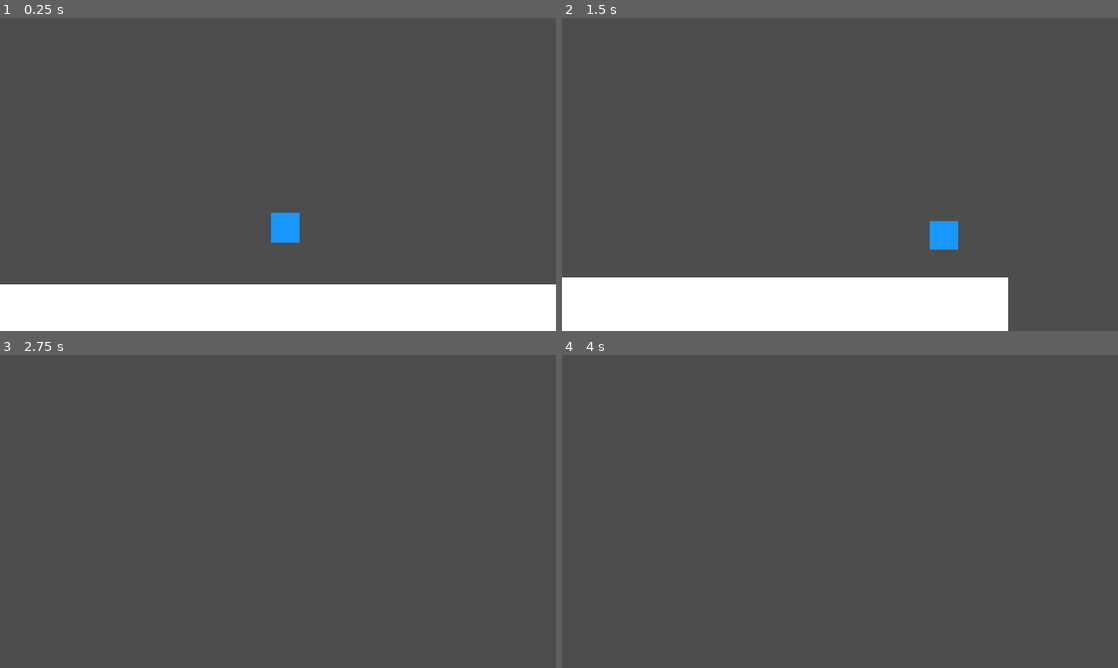
Above: before the commit, frames 1-4 (two rows, left to right).
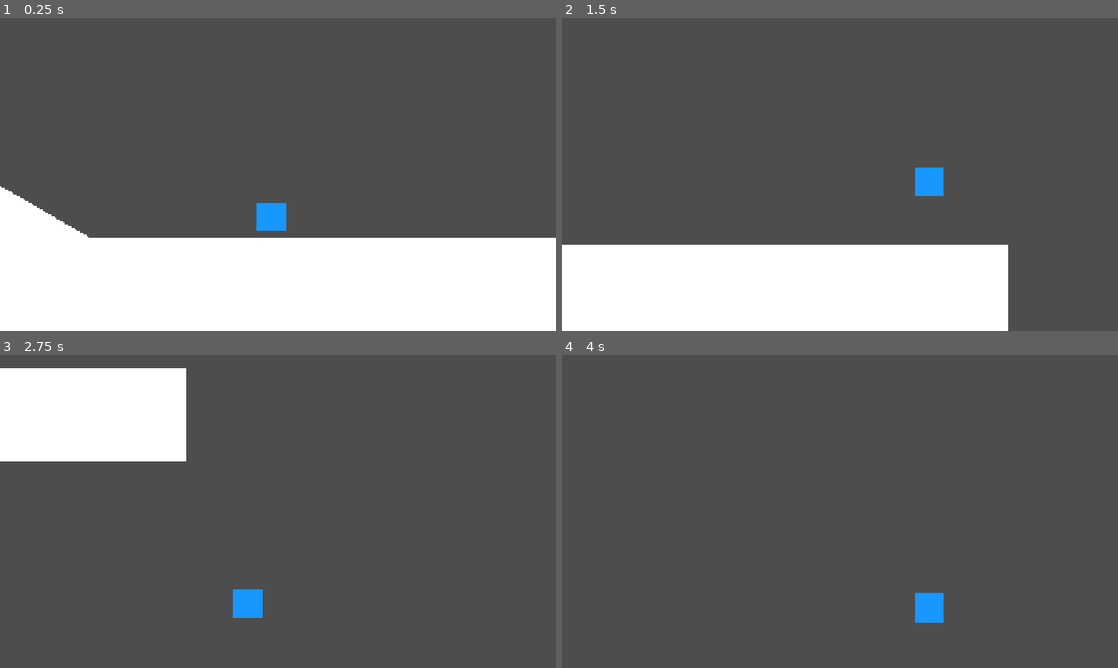
Above: after the commit, the same moments.

Repository: ruzet/SmashUltimateMovementRecreation
Game: Godot game, scene res://MovementTesting.tscn
Two runs of this game, one before a commit and one after it. Both use one fixed random seed, a clock stepped at 60 frames per second and the inputs below.
Inputs:
- Up to frame 1 (0.25 s): no input
- Up to frame 2 (1.5 s): hold Up (Jump) 0.53-1.28 s; hold Right (ui_right) from 0.53 s (still down); tap Up (Jump) at 1.35 s
- Up to frame 3 (2.75 s): tap Up (Jump) at 1.52, 1.82 s; release Right (ui_right) at 2.03 s; hold Left (ui_left) from 2.03 s (still down); hold Up (Jump) from 2.03 s (still down)
- Up to frame 4 (4 s): release Left (ui_left) at 2.78 s; release Up (Jump) at 2.78 s; hold Right (ui_right) from 2.78 s (still down); tap Up (Jump) at 2.85, 3.02, 3.32 s; hold Up (Jump) from 3.53 s (still down)

The runs differ from the first frame. In frame 1, 17% of the frame differs, in the area x 0-100%, y 53-86%; in frame 2, 9.2%; in frame 3, 10%; in frame 4, 0.5%.

Commit message:
added fast falling and a falling speed limit

Diff:
--- a/MovementTesting.tscn
+++ b/MovementTesting.tscn
@@ -16,25 +16,60 @@
 script = ExtResource("1_5ace4")
 
 [node name="CollisionShape2D" type="CollisionShape2D" parent="Player" unique_id=1507815415]
-position = Vector2(24.5, 25)
 shape = SubResource("RectangleShape2D_muyn6")
 
 [node name="ColorRect" type="ColorRect" parent="Player" unique_id=1269708180]
-offset_right = 50.0
-offset_bottom = 50.0
+anchors_preset = 8
+anchor_left = 0.5
+anchor_top = 0.5
+anchor_right = 0.5
+anchor_bottom = 0.5
+offset_left = -25.0
+offset_top = -25.0
+offset_right = 25.0
+offset_bottom = 25.0
+grow_horizontal = 2
+grow_vertical = 2
 color = Color(0.09019608, 0.5921569, 1, 1)
 
 [node name="Stage" type="StaticBody2D" parent="." unique_id=1907234050]
+position = Vector2(960, 775)
 
 [node name="CollisionShape2D" type="CollisionShape2D" parent="Stage" unique_id=1448397113]
-position = Vector2(960.25, 854.5)
 shape = SubResource("RectangleShape2D_rq3qu")
 
 [node name="ColorRect" type="ColorRect" parent="Stage" unique_id=1622697052]
-offset_left = 452.5
-offset_top = 773.0
-offset_right = 1467.5
-offset_bottom = 936.0
+anchors_preset = 8
+anchor_left = 0.5
+anchor_top = 0.5
+anchor_right = 0.5
+anchor_bottom = 0.5
+offset_left = -507.5
+offset_top = -81.5
+offset_right = 507.5
+offset_bottom = 81.5
+grow_horizontal = 2
+grow_vertical = 2
+
+[node name="Slope" type="StaticBody2D" parent="." unique_id=1020423347]
+position = Vector2(600, 775)
+rotation = 0.5235988
+
+[node name="CollisionShape2D" type="CollisionShape2D" parent="Slope" unique_id=392083708]
+shape = SubResource("RectangleShape2D_rq3qu")
+
+[node name="ColorRect" type="ColorRect" parent="Slope" unique_id=1697466478]
+anchors_preset = 8
+anchor_left = 0.5
+anchor_top = 0.5
+anchor_right = 0.5
+anchor_bottom = 0.5
+offset_left = -507.5
+offset_top = -81.5
+offset_right = 507.5
+offset_bottom = 81.5
+grow_horizontal = 2
+grow_vertical = 2
 
 [node name="Camera" type="Camera2D" parent="." unique_id=1318962065]
 position = Vector2(960, 540)
--- a/Player.gd
+++ b/Player.gd
@@ -7,38 +7,75 @@
 const Deceleration = 4
 const AirDeceleration = 2
 const JumpPower = -750
-const Gravity = 1500
+const ShortJumpPower = -450
+const DoubleJumpPower = -400
+const FallingSpeed = 500
+const FastFallingSpeed = 800
+const Gravity = 1750
 const Jumps = 2
 
 var XVelocity = 0
 var YVelocity = 0
+var CurrentJumps = 2
+var TimeInAir = 0
 var OnGround = false
-var CurrentJumps = 0
+var JumpDebounce = false
+var ResetJumpDebounce = false
+
+func ResetJumpDebounceFunction():
+	ResetJumpDebounce = true
+	await get_tree().create_timer(0.05).timeout
+	ResetJumpDebounce = false
 
 func _ready() -> void:
 	pass
 
 func _input(event: InputEvent) -> void:
-	if event.is_action_pressed("Jump") && OnGround:
-		YVelocity = JumpPower
+	if event.is_action_pressed("Jump") && CurrentJumps != 0 && !JumpDebounce:
+		if CurrentJumps == Jumps:
+			YVelocity = JumpPower
+		else:
+			YVelocity = DoubleJumpPower
+		CurrentJumps -= 1
+		JumpDebounce = true
+		await get_tree().create_timer(0.05).timeout
+		JumpDebounce = false
+		if !OnGround && Input.get_axis("ui_down", "ui_up") != 1:
+			YVelocity = ShortJumpPower
 
 func _physics_process(delta: float) -> void:
 	var Direction = Input.get_axis("ui_left", "ui_right")
 	OnGround = self.is_on_floor()
 
 	if OnGround == true:
+		self.rotation_degrees = get_floor_angle()
+		TimeInAir = 0
+		if !ResetJumpDebounce:
+			CurrentJumps = Jumps
+			ResetJumpDebounceFunction()
+
 		if Direction == 0:
 			XVelocity = 0 + (XVelocity - 0) * exp(-Deceleration * delta)
 		else:
 			var TargetXVelocity = Direction * Speed
 			XVelocity = TargetXVelocity + (XVelocity - TargetXVelocity) * exp(-Acceleration * delta)
+		if !JumpDebounce: YVelocity = 0
 	else:
+		self.rotation_degrees = 0
+		TimeInAir += delta
+		if CurrentJumps == Jumps: CurrentJumps -= 1
 		if Direction == 0:
 			XVelocity = 0 + (XVelocity - 0) * exp(-AirDeceleration * delta)
 		else:
 			var TargetXVelocity = Direction * Speed
 			XVelocity = TargetXVelocity + (XVelocity - TargetXVelocity) * exp(-AirAcceleration * delta)
-		YVelocity += Gravity * delta
+		if Input.get_axis("ui_down", "ui_up") == -1 && TimeInAir > 0.5:
+			YVelocity = FastFallingSpeed
+		else:
+			if YVelocity > FallingSpeed:
+				YVelocity = FallingSpeed
+			else:
+				YVelocity += Gravity * delta
 
 	self.velocity = Vector2(XVelocity, YVelocity)
 	move_and_slide()
